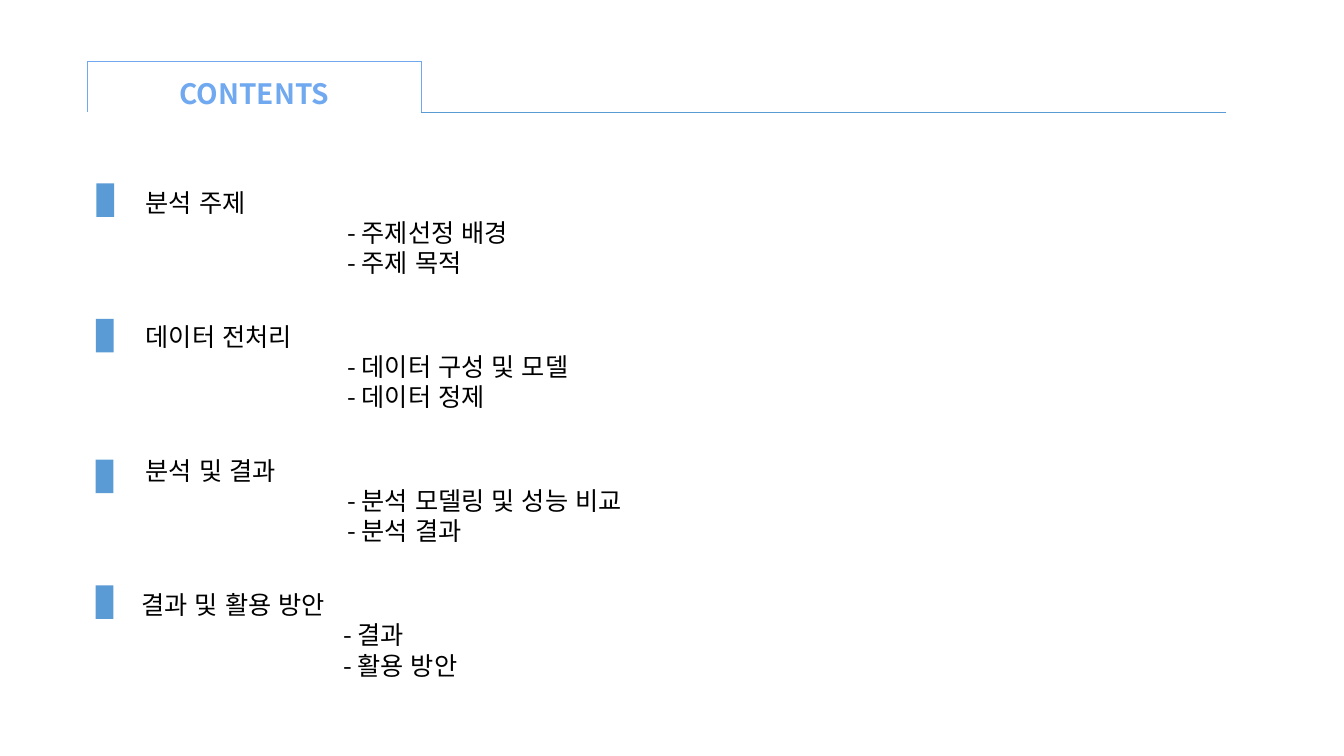
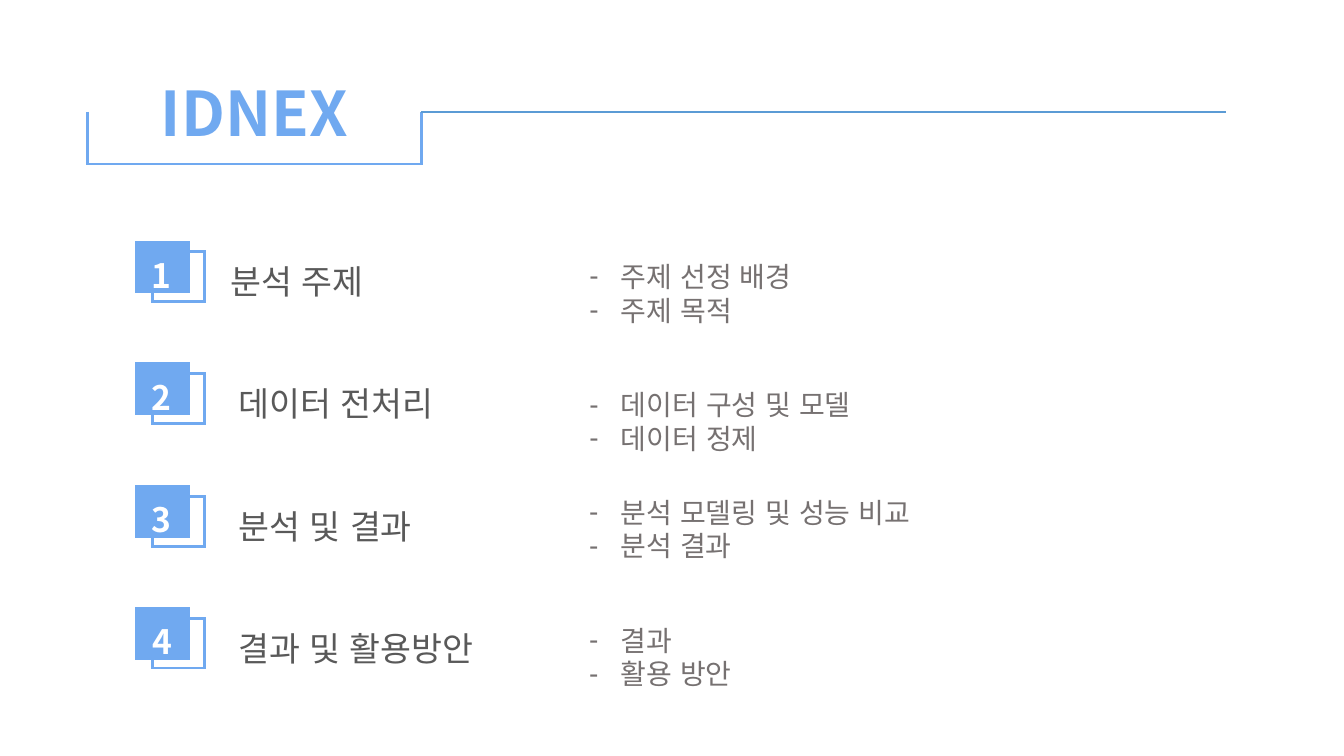
Before and after one commit to xddongx/flexink, a slide deck: slide 2 of titanic/titanic.pptx. Drawn at 1344x756 pixels with LibreOffice and Linux fonts; fonts in the diff are those of the drawing. Boxes give left, top, right and bottom in pixels: in the first picture for what was removed or moved away, otherwise in the second. Text is boxed around its words. In the diff, an @@ line names an element or a change of style, - is before the commit and + after.

Commit message:
ppt

```diff
--- a/titanic/titanic.pptx
+++ b/titanic/titanic.pptx
@@ text removed at (x1=179, y1=83, x2=329, y2=105) @@
-CONTENTS
@@ right bracket moved from (x1=87, y1=61, x2=421, y2=111) to (x1=88, y1=111, x2=422, y2=164) @@
@@ right bracket at (x1=88, y1=111, x2=422, y2=164): outline #70A9F0 0.5 pt to #70A9F0 1.75 pt; mirrored @@
@@ text added at (x1=161, y1=90, x2=348, y2=136), 44 pt, text #70A9F0, bold @@
+IDNEX
@@ line (421, 112) - (1226, 112): stroke #5B9BD5 0.5 pt to #5B9BD5 1.75 pt @@
@@ rectangle removed at (x1=97, y1=184, x2=115, y2=217) @@
@@ text at (x1=621, y1=264, x2=792, y2=323): text changed; size 18 to 20 pt; text colour #000000 to #767171 @@
-분석 주제
-- 주제선정 배경
-- 주제 목적
+– 주제 선정 배경
+– 주제 목적
@@ rectangle removed at (x1=96, y1=319, x2=114, y2=352) @@
@@ text at (x1=621, y1=392, x2=851, y2=451): text changed; size 18 to 20 pt; text colour #000000 to #767171 @@
-데이터 전처리
-- 데이터 구성 및 모델
-- 데이터 정제
+– 데이터 구성 및 모델
+– 데이터 정제
@@ rectangle removed at (x1=96, y1=460, x2=114, y2=493) @@
@@ text at (x1=621, y1=500, x2=911, y2=558): text changed; size 18 to 20 pt; text colour #000000 to #767171 @@
-분석 및 결과
-- 분석 모델링 및 성능 비교
-- 분석 결과
+– 분석 모델링 및 성능 비교
+– 분석 결과
@@ group added at (x1=136, y1=242, x2=434, y2=667): 8 rectangles, 7 texts @@
+분석 주제
+1
+2
+3
+4
+데이터 전처리
+분석 및 결과
@@ rectangle removed at (x1=96, y1=586, x2=114, y2=619) @@
@@ text added at (x1=621, y1=628, x2=732, y2=686), 20 pt, text #767171 @@
+– 결과
+– 활용 방안
@@ text at (x1=238, y1=633, x2=474, y2=664): text changed; size 18 to 24 pt; text colour #000000 to #595959 @@
-결과 및 활용 방안
-- 결과
-- 활용 방안
+결과 및 활용방안
```
Also in this commit, not shown: 12 other slides changed, 5 slides added, 10 slides removed, 13 other files.
